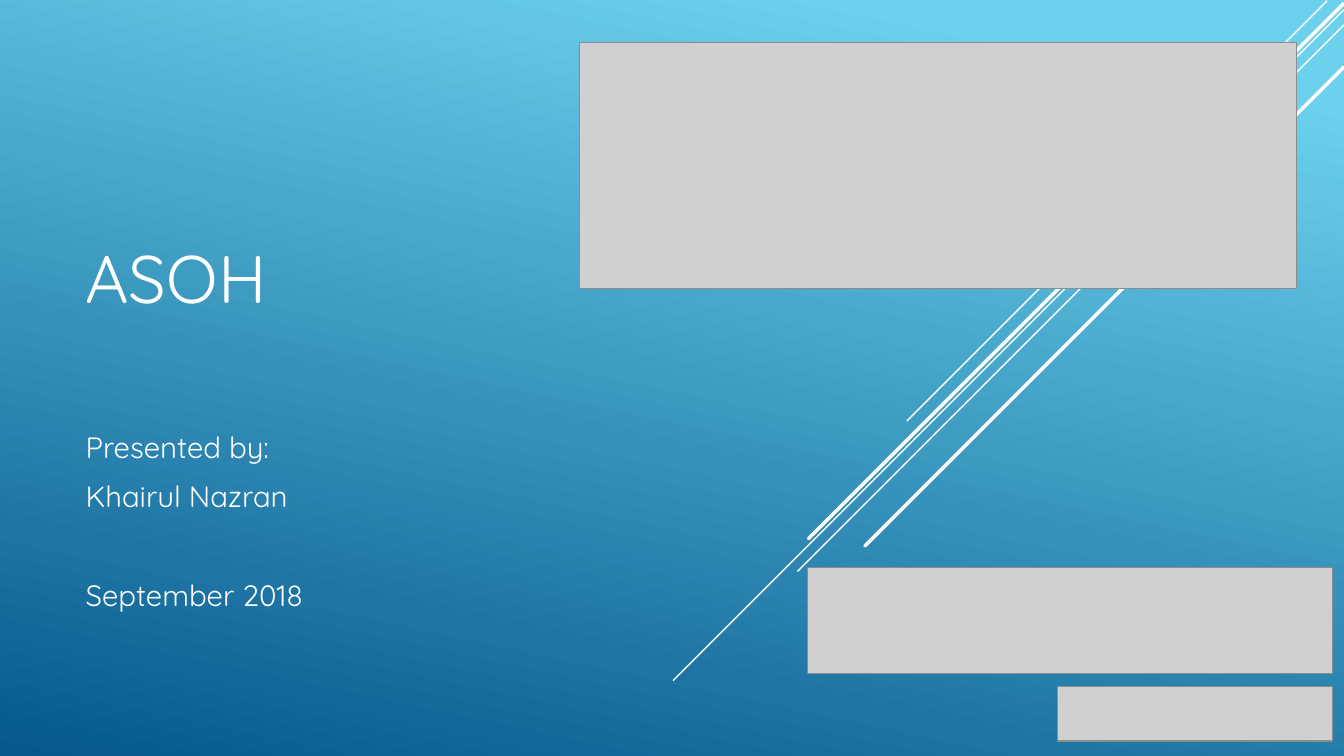
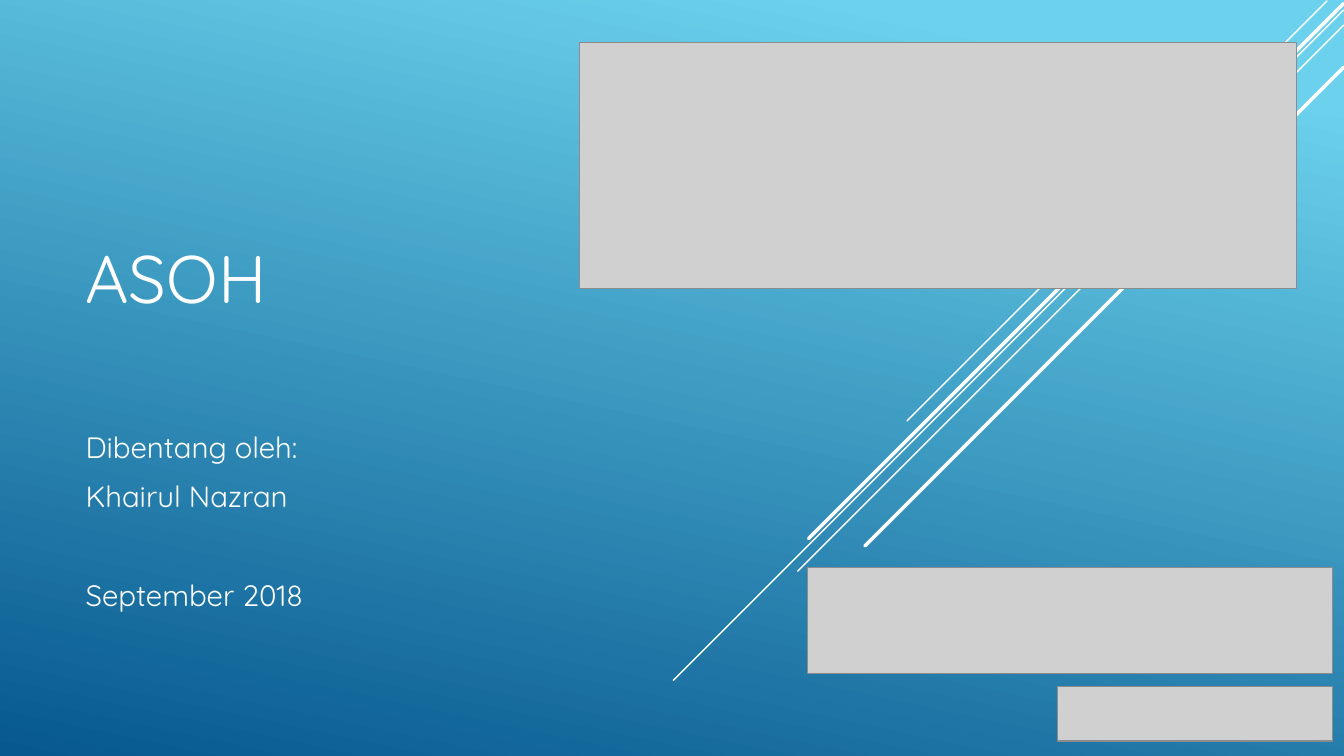
Before and after one commit to knazran/asoh, a slide deck: slide 1 of Design_Draft.pptx. Drawn at 1344x756 pixels with LibreOffice and Linux fonts; fonts in the diff are those of the drawing; grey boxes stand for pictures. Boxes give left, top, right and bottom in pixels: in the first picture for what was removed or moved away, otherwise in the second. Text is boxed around its words. In the diff, an @@ line names an element or a change of style, - is before the commit and + after.

```diff
--- a/Design_Draft.pptx
+++ b/Design_Draft.pptx
@@ subtitle at [86, 436, 297, 464]: text changed @@
-Presented by:
+Dibentang oleh:
```
